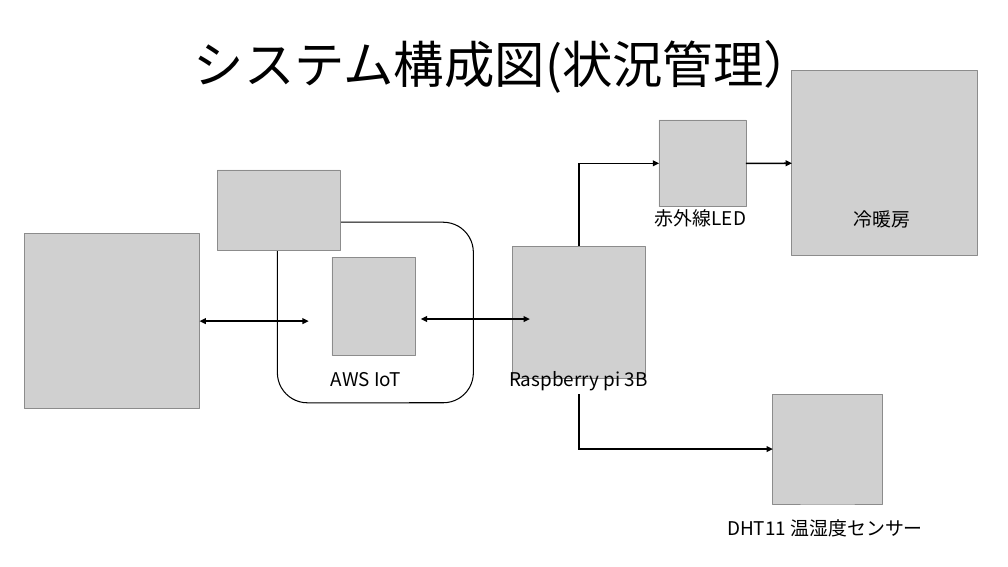
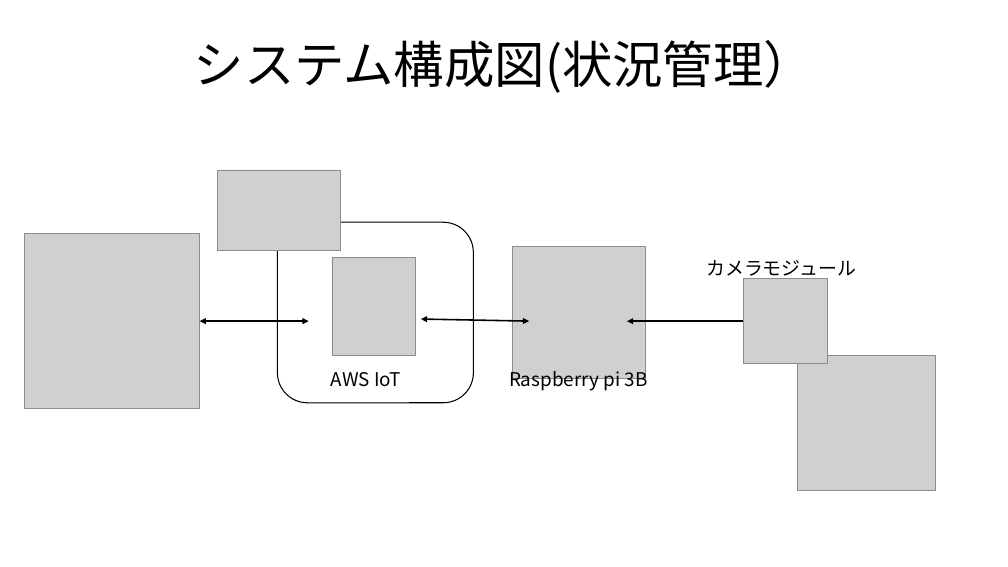
Before and after one commit to takunoumi0403/CatManagementSystem, a slide deck: slide 3 of doc/02システム構成/システム構成図.pptx. Drawn at 1008x567 pixels with LibreOffice and Linux fonts; fonts in the diff are those of the drawing; grey boxes stand for pictures. Boxes give left, top, right and bottom in pixels: in the first picture for what was removed or moved away, otherwise in the second. Text is boxed around its words. In the diff, an @@ line names an element or a change of style, - is before the commit and + after.

```diff
--- a/doc/02システム構成/システム構成図.pptx
+++ b/doc/02システム構成/システム構成図.pptx
@@ picture removed at (792,70,977,256) @@
@@ picture removed at (659,120,746,207) @@
@@ elbow arrow removed from (579, 247) to (659, 163) @@
@@ arrow removed from (746, 163) to (792, 163) @@
@@ text removed at (655,206,746,227) @@
-赤外線LED
@@ text removed at (854,210,911,228) @@
-冷暖房
@@ text added at (706,260,856,281), 18 pt, text #000000 @@
+カメラモジュール
@@ picture added at (743,279,828,364) @@
@@ arrow added from (743, 321) to (627, 321), #000000 1.5 pt @@
@@ picture added at (798,356,935,491) @@
@@ elbow arrow removed from (579, 394) to (773, 449) @@
@@ picture removed at (773,394,882,504) @@
@@ text removed at (727,519,923,537) @@
-DHT11 温湿度センサー
```
Also in this commit, not shown: 25 other files.
